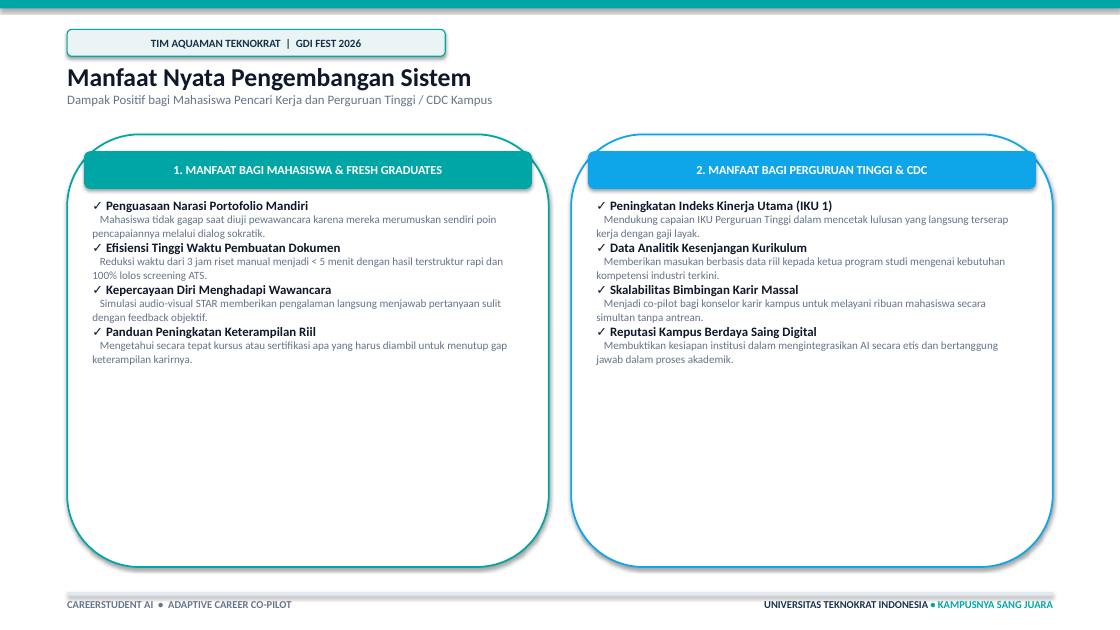
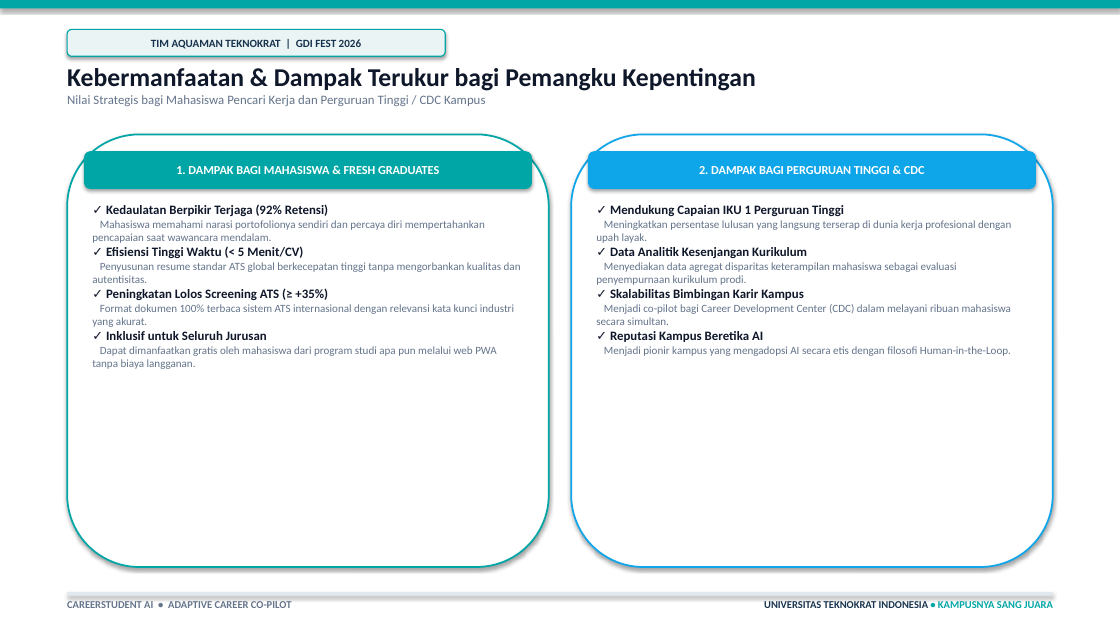
Before and after one commit to rikiardiansyah-web/CareerStudentAI, a slide deck: slide 6 of PitchDeck_CareerStudentAI.pptx (slide 12 before the commit). Drawn at 1120x630 pixels with LibreOffice and Linux fonts; fonts in the diff are those of the drawing. Boxes give left, top, right and bottom in pixels: in the first picture for what was removed or moved away, otherwise in the second. Text is boxed around its words. In the diff, an @@ line names an element or a change of style, - is before the commit and + after.

```diff
--- a/PitchDeck_CareerStudentAI.pptx
+++ b/PitchDeck_CareerStudentAI.pptx
@@ text at (x1=67, y1=68, x2=755, y2=106): text changed @@
-Manfaat Nyata Pengembangan Sistem
-Dampak Positif bagi Mahasiswa Pencari Kerja dan Perguruan Tinggi / CDC Kampus
+Kebermanfaatan & Dampak Terukur bagi Pemangku Kepentingan
+Nilai Strategis bagi Mahasiswa Pencari Kerja dan Perguruan Tinggi / CDC Kampus
@@ text in rounded rectangle at (x1=176, y1=166, x2=439, y2=174): text changed @@
-1. MANFAAT BAGI MAHASISWA & FRESH GRADUATES
+1. DAMPAK BAGI MAHASISWA & FRESH GRADUATES
@@ text in rounded rectangle at (x1=699, y1=166, x2=925, y2=174): text changed @@
-2. MANFAAT BAGI PERGURUAN TINGGI & CDC
+2. DAMPAK BAGI PERGURUAN TINGGI & CDC
@@ text at (x1=92, y1=204, x2=521, y2=369): text changed @@
-✓ Penguasaan Narasi Portofolio Mandiri
-Mahasiswa tidak gagap saat diuji pewawancara karena mereka merumuskan sendiri poin pencapaiannya melalui dialog sokratik.
-✓ Efisiensi Tinggi Waktu Pembuatan Dokumen
-Reduksi waktu dari 3 jam riset manual menjadi < 5 menit dengan hasil terstruktur rapi dan 100% lolos screening ATS.
-✓ Kepercayaan Diri Menghadapi Wawancara
-Simulasi audio-visual STAR memberikan pengalaman langsung menjawab pertanyaan sulit dengan feedback objektif.
-✓ Panduan Peningkatan Keterampilan Riil
-Mengetahui secara tepat kursus atau sertifikasi apa yang harus diambil untuk menutup gap keterampilan karirnya.
+✓ Kedaulatan Berpikir Terjaga (92% Retensi)
+Mahasiswa memahami narasi portofolionya sendiri dan percaya diri mempertahankan pencapaian saat wawancara mendalam.
+✓ Efisiensi Tinggi Waktu (< 5 Menit/CV)
+Penyusunan resume standar ATS global berkecepatan tinggi tanpa mengorbankan kualitas dan autentisitas.
+✓ Peningkatan Lolos Screening ATS (≥ +35%)
+Format dokumen 100% terbaca sistem ATS internasional dengan relevansi kata kunci industri yang akurat.
+✓ Inklusif untuk Seluruh Jurusan
+Dapat dimanfaatkan gratis oleh mahasiswa dari program studi apa pun melalui web PWA tanpa biaya langganan.
@@ text at (x1=596, y1=205, x2=1011, y2=243): text changed @@
-✓ Peningkatan Indeks Kinerja Utama (IKU 1)
-Mendukung capaian IKU Perguruan Tinggi dalam mencetak lulusan yang langsung terserap kerja dengan gaji layak.
+✓ Mendukung Capaian IKU 1 Perguruan Tinggi
+Meningkatkan persentase lulusan yang langsung terserap di dunia kerja profesional dengan upah layak.
@@ text at (x1=596, y1=262, x2=1011, y2=356): text changed @@
-Memberikan masukan berbasis data riil kepada ketua program studi mengenai kebutuhan kompetensi industri terkini.
-✓ Skalabilitas Bimbingan Karir Massal
-Menjadi co-pilot bagi konselor karir kampus untuk melayani ribuan mahasiswa secara simultan tanpa antrean.
-✓ Reputasi Kampus Berdaya Saing Digital
-Membuktikan kesiapan institusi dalam mengintegrasikan AI secara etis dan bertanggung jawab dalam proses akademik.
+Menyediakan data agregat disparitas keterampilan mahasiswa sebagai evaluasi penyempurnaan kurikulum prodi.
+✓ Skalabilitas Bimbingan Karir Kampus
+Menjadi co-pilot bagi Career Development Center (CDC) dalam melayani ribuan mahasiswa secara simultan.
+✓ Reputasi Kampus Beretika AI
+Menjadi pionir kampus yang mengadopsi AI secara etis dengan filosofi Human-in-the-Loop.
```
Also in this commit, not shown: 5 other slides changed, 1 slide added, 9 slides removed, 1 other file.
